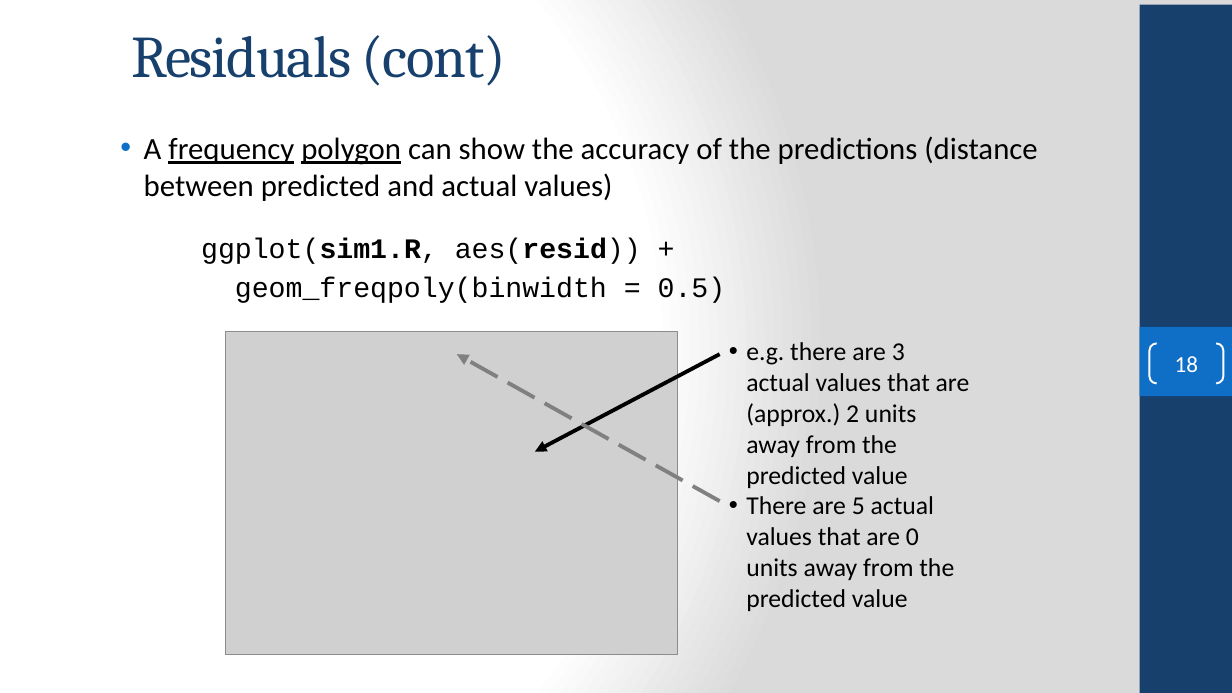
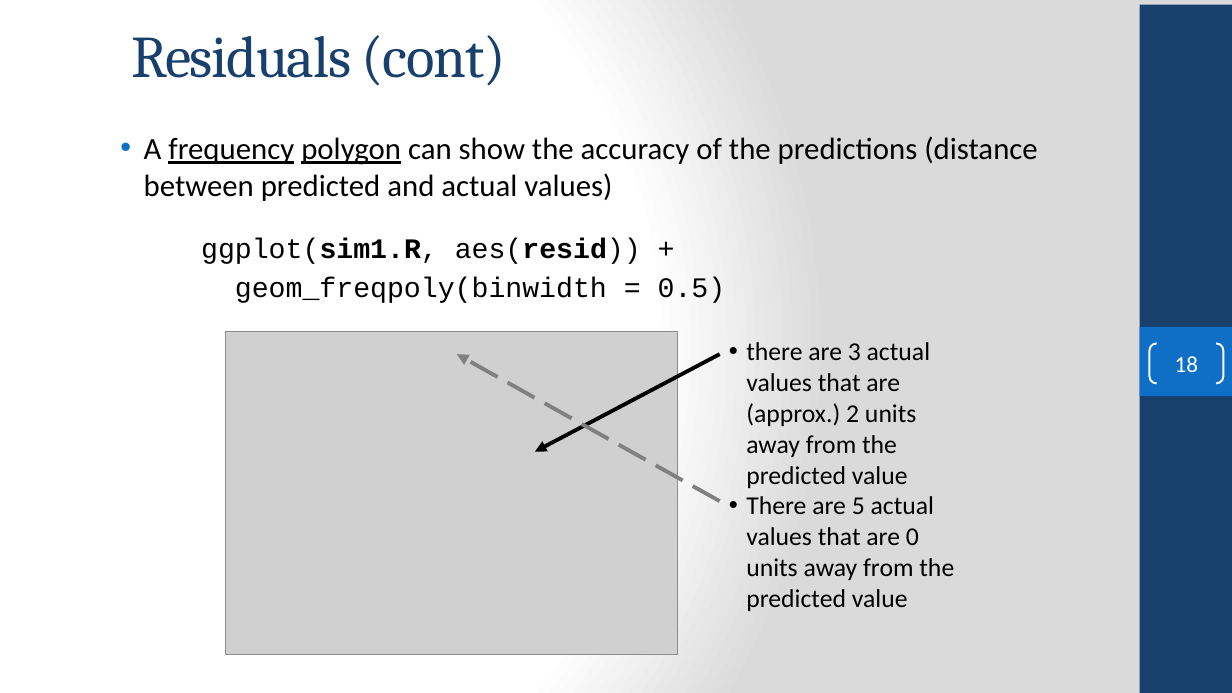
Before and after one commit to FSCJ-COP2073C/cop2073c-FullContent, a slide deck: slide 18 of slides/COP2073C-Module11.pptx. Drawn at 1232x693 pixels with LibreOffice and Linux fonts; fonts in the diff are those of the drawing; grey boxes stand for pictures; background and template pictures are left out. Boxes give left, top, right and bottom in pixels: in the first picture for what was removed or moved away, otherwise in the second. Text is boxed around its words. In the diff, an @@ line names an element or a change of style, - is before the commit and + after.

```diff
--- a/slides/COP2073C-Module11.pptx
+++ b/slides/COP2073C-Module11.pptx
@@ text at box(746, 342, 930, 488): text changed @@
-• e.g. there are 3 actual values that are (approx.) 2 units away from the predicted value
+• there are 3 actual values that are (approx.) 2 units away from the predicted value
```
Also in this commit, not shown: 6 other slides changed, 3 other files.
